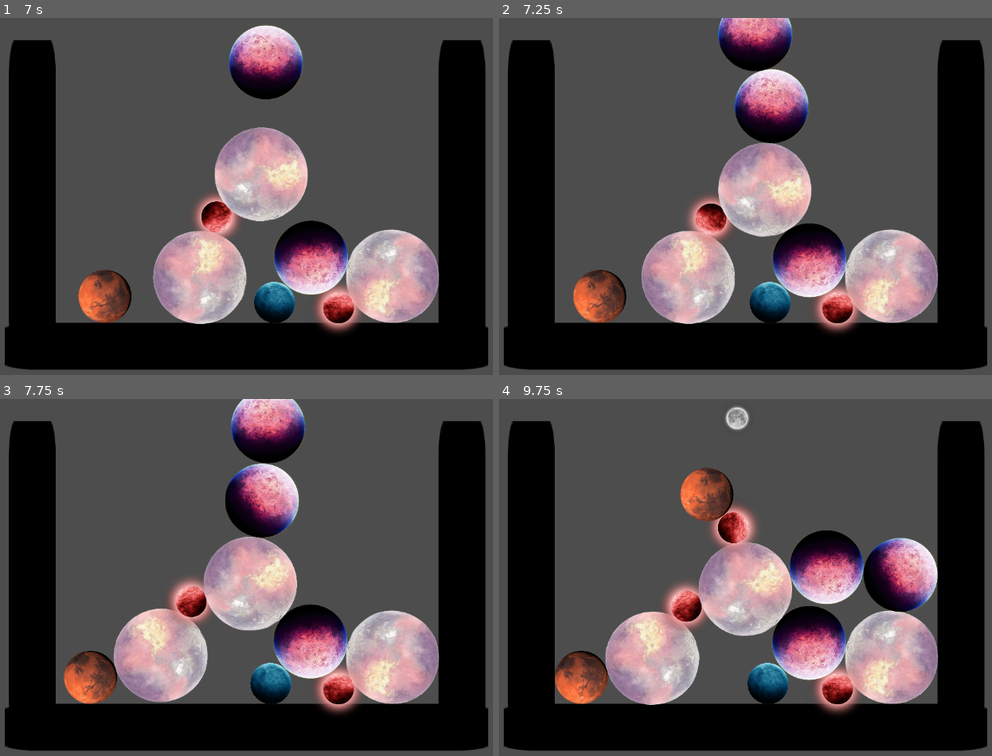
Above: before the commit, frames 1-4 (two rows, left to right).
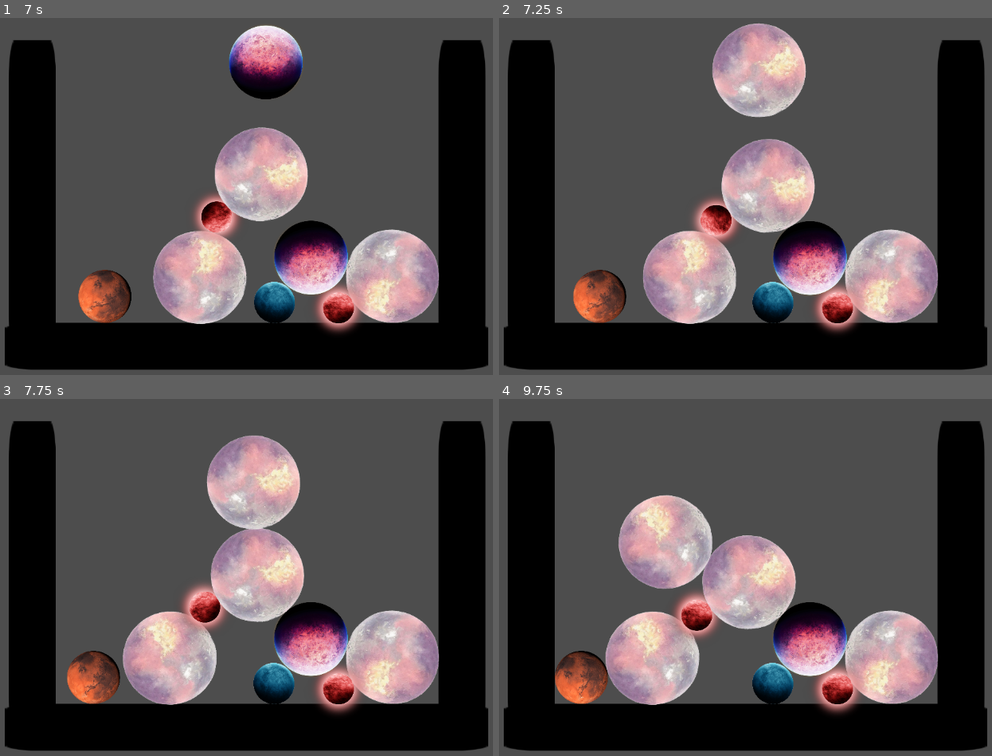
Above: after the commit, the same moments.

Repository: 6thAce/marbel-merger
Game: Godot game, scene res://main.tscn
The game is run twice, just before and just after one commit, with the same random seed, the same clock (stepped at 60 frames per second) and the same inputs. The engine's default icon, where the game draws it, is replaced by a stand-in: a white triangle on a blue panel in a dark square.
Inputs (mouse positions are in pixels of both pictures, inside the frame that each line leads up to):
- Up to frame 1 (7 s): tap Enter at 0.5 s; move the mouse to (384, 178) at 0.52 s; hold Right (ui_right) 0.53-1.28 s; tap Space (space) every 0.75 s from 0.6 to 6.6 s; click (384, 178) at 0.67 s; move the mouse to (118, 214) at 1.27 s; hold Left (ui_left) 1.28-2.03 s; move the mouse to (310, 117) at 2.02 s; hold Right (ui_right) 2.03-3.53 s; move the mouse to (211, 267) at 2.77 s; click (211, 267) at 2.92 s; move the mouse to (438, 250) at 3.52 s; hold Left (ui_left) 3.53-5.78 s; move the mouse to (54, 142) at 4.27 s; move the mouse to (276, 196) at 5.02 s; click (276, 196) at 5.17 s; move the mouse to (147, 107) at 5.77 s; hold Right (ui_right) from 5.78 s (still down); move the mouse to (384, 178) at 6.52 s
- Up to frame 2 (7.25 s): keep holding Right (ui_right)
- Up to frame 3 (7.75 s): keep holding Right (ui_right); move the mouse to (118, 595) at 7.27 s; tap Space (space) at 7.35 s; click (118, 595) at 7.42 s
- Up to frame 4 (9.75 s): move the mouse to (809, 498) at 8.02 s; release Right (ui_right) at 8.03 s; hold Left (ui_left) 8.03-9.53 s; tap Space (space) at 8.1, 8.85, 9.6 s; move the mouse to (710, 648) at 8.77 s; move the mouse to (937, 631) at 9.52 s; hold Right (ui_right) from 9.53 s (still down); click (937, 631) at 9.67 s

Frame 1 is identical in both runs. In frame 2, 8.9% of the frame differs, in the area x 28-71%, y 0-86%; in frame 3, 13%; in frame 4, 16%, in the area x 11-90%, y 2-86%.

Commit message:
fix merging bug not all balls where merging

Diff:
--- a/ball1.tscn
+++ b/ball1.tscn
@@ -1,13 +1,10 @@
-[gd_scene load_steps=5 format=3 uid="uid://dem7sn5vpcpx0"]
+[gd_scene load_steps=4 format=3 uid="uid://dem7sn5vpcpx0"]
 
 [ext_resource type="Script" uid="uid://dit6oj3gj4vs" path="res://ball_1.gd" id="1_5jjlg"]
 [ext_resource type="Texture2D" uid="uid://iiv7wscammqe" path="res://Planet/pngwing.com (7).png" id="1_aufaw"]
 
 [sub_resource type="CircleShape2D" id="CircleShape2D_aufaw"]
 radius = 63.333332
-
-[sub_resource type="CircleShape2D" id="CircleShape2D_5jjlg"]
-radius = 26.019224
 
 [node name="ball1" type="RigidBody2D"]
 script = ExtResource("1_5jjlg")
@@ -23,7 +20,8 @@
 [node name="Area2D" type="Area2D" parent="."]
 
 [node name="CollisionShape2D" type="CollisionShape2D" parent="Area2D"]
-shape = SubResource("CircleShape2D_5jjlg")
+scale = Vector2(0.6, 0.6)
+shape = SubResource("CircleShape2D_aufaw")
 
 [connection signal="body_entered" from="." to="." method="_on_body_entered"]
 [connection signal="body_entered" from="Area2D" to="." method="_on_area_2d_body_entered"]
--- a/ball2.tscn
+++ b/ball2.tscn
@@ -1,13 +1,10 @@
-[gd_scene load_steps=5 format=3 uid="uid://dmh855alp8erh"]
+[gd_scene load_steps=4 format=3 uid="uid://dmh855alp8erh"]
 
 [ext_resource type="Script" uid="uid://cjkwm1m3jmpk1" path="res://ball_2.gd" id="1_cq731"]
 [ext_resource type="Texture2D" uid="uid://bm60jc41fc072" path="res://Planet/pngwing.com (3).png" id="1_rljgb"]
 
 [sub_resource type="CircleShape2D" id="CircleShape2D_qswyg"]
 radius = 65.00769
-
-[sub_resource type="CircleShape2D" id="CircleShape2D_cq731"]
-radius = 26.019224
 
 [node name="ball2" type="RigidBody2D"]
 script = ExtResource("1_cq731")
@@ -23,7 +20,7 @@
 [node name="Area2D" type="Area2D" parent="."]
 
 [node name="CollisionShape2D" type="CollisionShape2D" parent="Area2D"]
-shape = SubResource("CircleShape2D_cq731")
+shape = SubResource("CircleShape2D_qswyg")
 
 [connection signal="body_entered" from="." to="." method="_on_body_entered"]
 [connection signal="body_entered" from="Area2D" to="." method="_on_area_2d_body_entered"]
--- a/ball3.tscn
+++ b/ball3.tscn
@@ -1,13 +1,10 @@
-[gd_scene load_steps=5 format=3 uid="uid://dlypir5dynwuy"]
+[gd_scene load_steps=4 format=3 uid="uid://dlypir5dynwuy"]
 
 [ext_resource type="Script" uid="uid://dt2vcv47rdhyw" path="res://ball_3.gd" id="1_t3t4t"]
 [ext_resource type="Texture2D" uid="uid://x63ub6f3gtn" path="res://Planet/pngwing.com (1).png" id="1_x8fbi"]
 
 [sub_resource type="CircleShape2D" id="CircleShape2D_41u45"]
 radius = 50.039986
-
-[sub_resource type="CircleShape2D" id="CircleShape2D_t3t4t"]
-radius = 26.019224
 
 [node name="ball3" type="RigidBody2D"]
 script = ExtResource("1_t3t4t")
@@ -22,7 +19,7 @@
 [node name="Area2D" type="Area2D" parent="."]
 
 [node name="CollisionShape2D" type="CollisionShape2D" parent="Area2D"]
-shape = SubResource("CircleShape2D_t3t4t")
+shape = SubResource("CircleShape2D_41u45")
 
 [connection signal="body_entered" from="." to="." method="_on_body_entered"]
 [connection signal="body_entered" from="Area2D" to="." method="_on_area_2d_body_entered"]
--- a/ball4.tscn
+++ b/ball4.tscn
@@ -1,13 +1,10 @@
-[gd_scene load_steps=5 format=3 uid="uid://da3f7w6w23chk"]
+[gd_scene load_steps=4 format=3 uid="uid://da3f7w6w23chk"]
 
 [ext_resource type="Texture2D" uid="uid://84mi0c0k75f2" path="res://Planet/pngwing.com (2).png" id="1_5isnn"]
 [ext_resource type="Script" uid="uid://dxwna2w5nr8ow" path="res://ball_4.gd" id="1_s1pa7"]
 
 [sub_resource type="CircleShape2D" id="CircleShape2D_5isnn"]
 radius = 90.005554
-
-[sub_resource type="CircleShape2D" id="CircleShape2D_s1pa7"]
-radius = 26.019224
 
 [node name="ball4" type="RigidBody2D"]
 script = ExtResource("1_s1pa7")
@@ -22,7 +19,7 @@
 [node name="Area2D" type="Area2D" parent="."]
 
 [node name="CollisionShape2D" type="CollisionShape2D" parent="Area2D"]
-shape = SubResource("CircleShape2D_s1pa7")
+shape = SubResource("CircleShape2D_5isnn")
 
 [connection signal="body_entered" from="." to="." method="_on_body_entered"]
 [connection signal="body_entered" from="Area2D" to="." method="_on_area_2d_body_entered"]
--- a/ball5.tscn
+++ b/ball5.tscn
@@ -1,13 +1,10 @@
-[gd_scene load_steps=5 format=3 uid="uid://b6gpitykrcbhg"]
+[gd_scene load_steps=4 format=3 uid="uid://b6gpitykrcbhg"]
 
 [ext_resource type="Script" uid="uid://b6fal4xywjmvx" path="res://ball_5.gd" id="1_8as1p"]
 [ext_resource type="Texture2D" uid="uid://btejto8hc3tdn" path="res://Planet/pngwing.com (4).png" id="1_vhg11"]
 
 [sub_resource type="CircleShape2D" id="CircleShape2D_s1pa7"]
 radius = 112.04017
-
-[sub_resource type="CircleShape2D" id="CircleShape2D_8as1p"]
-radius = 26.019224
 
 [node name="ball5" type="RigidBody2D"]
 script = ExtResource("1_8as1p")
@@ -23,7 +20,8 @@
 [node name="Area2D" type="Area2D" parent="."]
 
 [node name="CollisionShape2D" type="CollisionShape2D" parent="Area2D"]
-shape = SubResource("CircleShape2D_8as1p")
+position = Vector2(3, -3)
+shape = SubResource("CircleShape2D_s1pa7")
 
 [connection signal="body_entered" from="." to="." method="_on_body_entered"]
 [connection signal="body_entered" from="Area2D" to="." method="_on_area_2d_body_entered"]
